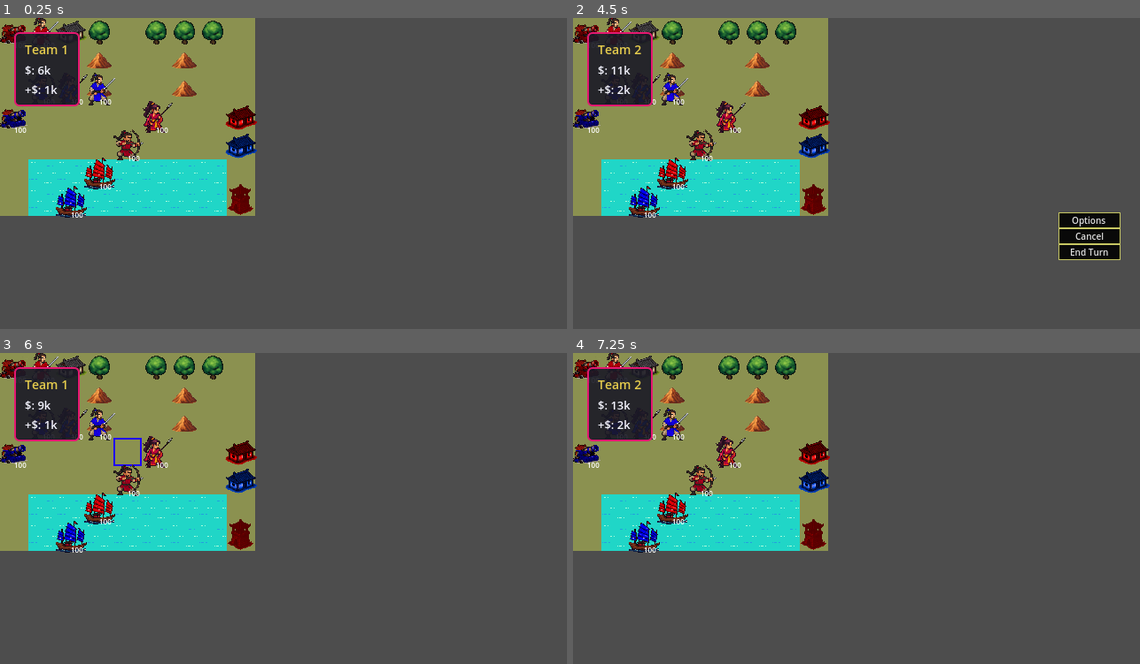
Above: before the commit, frames 1-4 (two rows, left to right).
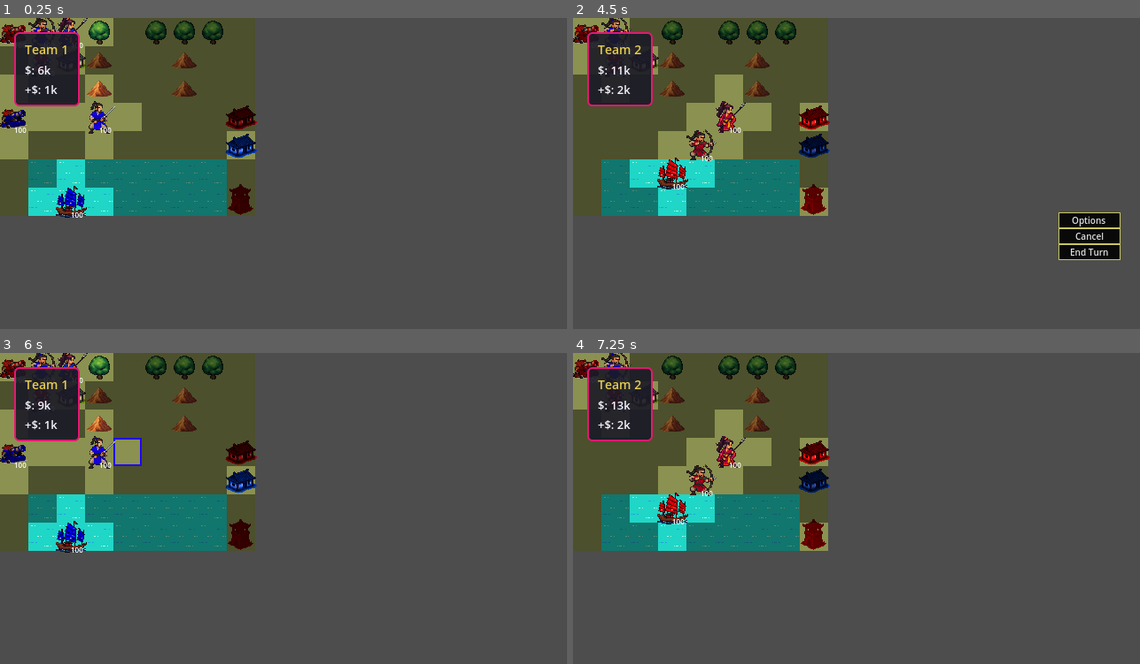
Above: after the commit, the same moments.

Repository: Rheticu/ProjectCocoa
Game: Godot game, scene res://scenes/Game.tscn
The game is run twice, just before and just after one commit, with the same random seed, the same clock (stepped at 60 frames per second) and the same inputs.
Inputs (mouse positions are in pixels of both pictures, inside the frame that each line leads up to):
- Up to frame 1 (0.25 s): no input
- Up to frame 2 (4.5 s): tap Enter (end_turn) at 0.5, 2.75, 4.25 s; move the mouse to (981, 157) at 0.52 s; press the mouse at (981, 157) at 0.53 s; release the mouse at (981, 157) at 1.25 s; click "End Turn" at 1.25 s; tap Space at 2, 3.5 s; move the mouse to (743, 189) at 2.02 s; right-click (743, 189) at 2.1 s; move the mouse to (913, 105) at 2.77 s; hold Enter (end_turn) 2.78-3.53 s; move the mouse to (828, 235) at 3.52 s; tap Tab (toggle_shade_view) at 3.6 s; move the mouse to (1026, 220) at 4.27 s; press the mouse at (1026, 220) at 4.28 s
- Up to frame 3 (6 s): release the mouse at (453, 555) at 5 s; click "End Turn" at 5 s; tap Space at 5.75 s; move the mouse to (113, 461) at 5.77 s; right-click (113, 461) at 5.85 s
- Up to frame 4 (7.25 s): move the mouse to (884, 508) at 6.52 s; hold Enter (end_turn) from 6.53 s (still down)

The runs differ from the first frame. In frame 1, 19% of the frame differs, in the area x 0-45%, y 0-64%; in frame 2, 19%; in frame 3, 19%; in frame 4, 19%.

Commit message:
Probando Ambush y Overwatch en fog of war.

Diff:
--- a/core/fog_system.gd
+++ b/core/fog_system.gd
@@ -6,7 +6,7 @@
 
 var _fog_layer: TileMapLayer
 var _visible_tiles: Dictionary = {}
-var enabled: bool = false:
+var enabled: bool = true:
 	set(value):
 		enabled = value
 		if _fog_layer:
--- a/core/game_root.gd
+++ b/core/game_root.gd
@@ -22,7 +22,7 @@
 
 	# Inicializar FogSystem
 	var fog_layer = map.get_node("Fog")
-	#fog_layer.visible = true
+	fog_layer.visible = true
 	fog_system.initialize(fog_layer)
 
 	# Registrar unidades del mapa
--- a/scenes/Maps/Map1.tscn
+++ b/scenes/Maps/Map1.tscn
@@ -136,6 +136,7 @@
 z_index = 5
 tile_map_data = PackedByteArray("AAAAAAAAAAAAAAAAAAAAAAEAAAAAAAAAAAAAAAIAAAAAAAAAAAAAAAMAAAAAAAAAAAAAAAQAAAAAAAAAAAAAAA …(928 unchanged characters)…
 tile_set = SubResource("TileSet_qkj4u")
+metadata/_edit_lock_ = true
 
 [node name="Units" type="Node2D" parent="."]
 
@@ -145,7 +146,7 @@
 data = ExtResource("7_tg0gx")
 
 [node name="Unit2" parent="Units" instance=ExtResource("2_fp56n")]
-position = Vector2(80, 80)
+position = Vector2(80, 16)
 data = ExtResource("7_tg0gx")
 
 [node name="Sprite2D" parent="Units/Unit2" index="0"]
@@ -167,14 +168,14 @@
 texture = ExtResource("11_wlibu")
 
 [node name="Unit4" parent="Units" instance=ExtResource("2_fp56n")]
-position = Vector2(112, 80)
+position = Vector2(112, 112)
 data = ExtResource("4_wcqb1")
 
 [node name="Sprite2D" parent="Units/Unit4" index="0"]
 texture = ExtResource("9_7dh4r")
 
 [node name="Unit3" parent="Units" instance=ExtResource("2_fp56n")]
-position = Vector2(48, 80)
+position = Vector2(48, 16)
 data = ExtResource("13_v6s0w")
 
 [node name="Sprite2D" parent="Units/Unit3" index="0"]
@@ -189,7 +190,7 @@
 texture = ExtResource("4_80220")
 
 [node name="Unit12" parent="Units" instance=ExtResource("2_fp56n")]
-position = Vector2(48, 16)
+position = Vector2(48, 48)
 team = 2
 data = ExtResource("4_wcqb1")
 
@@ -214,7 +215,7 @@
 [node name="Buildings" type="Node2D" parent="."]
 
 [node name="Building" parent="Buildings" instance=ExtResource("19_ew753")]
-position = Vector2(80, 16)
+position = Vector2(80, 48)
 data = ExtResource("20_v6s0w")
 
 [node name="Sprite2D" parent="Buildings/Building" index="0"]
